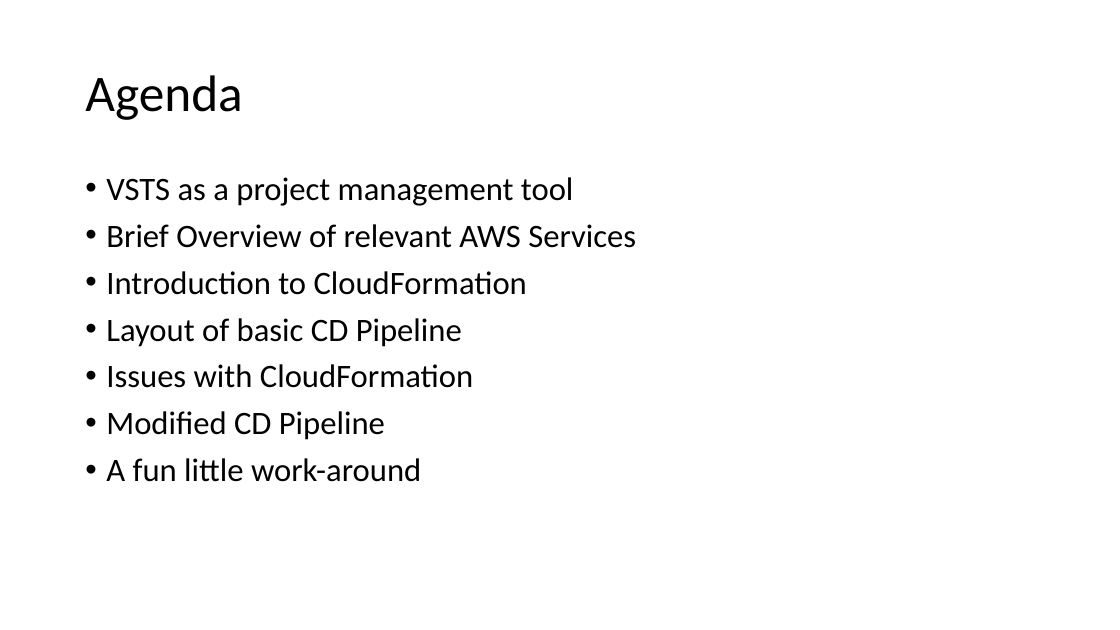
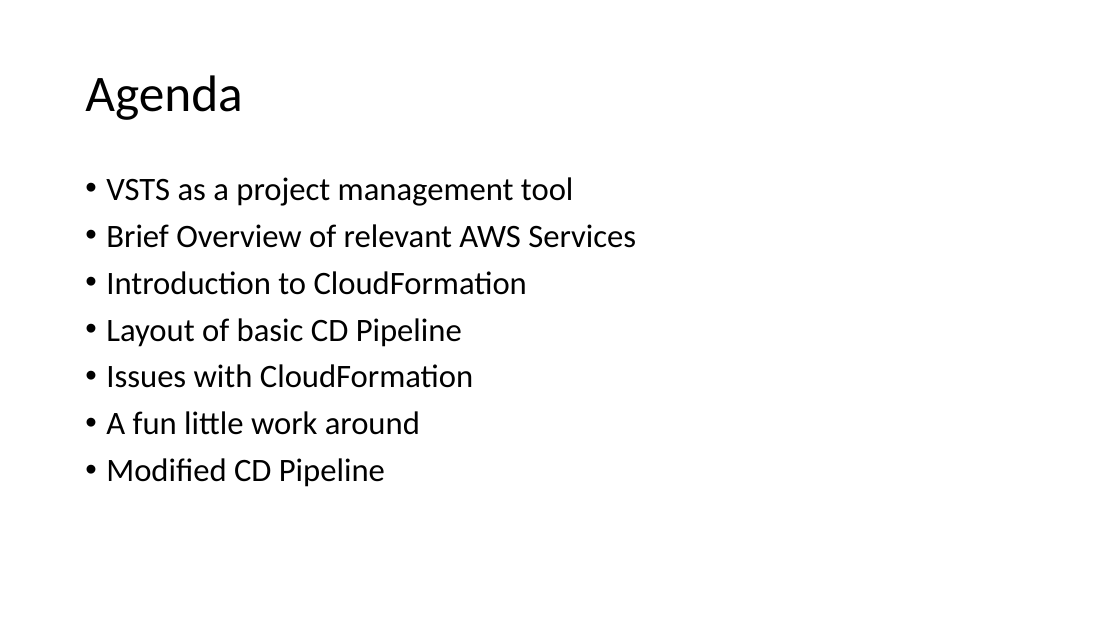
Before and after one commit to jbaacke/CloudFormationAndCARRDSDemo, a slide deck: slide 3 of VSTS and CloudFormation.pptm. Drawn at 1120x630 pixels with LibreOffice and Linux fonts; fonts in the diff are those of the drawing. Boxes give left, top, right and bottom in pixels: in the first picture for what was removed or moved away, otherwise in the second. Text is boxed around its words. In the diff, an @@ line names an element or a change of style, - is before the commit and + after.

```diff
--- a/VSTS and CloudFormation.pptm
+++ b/VSTS and CloudFormation.pptm
@@ text at (x1=106, y1=411, x2=420, y2=435): paragraph added @@
+• A fun little work around
@@ text at (x1=106, y1=458, x2=421, y2=482): paragraph removed @@
-• A fun little work-around
```
Also in this commit, not shown: 4 other slides changed.
